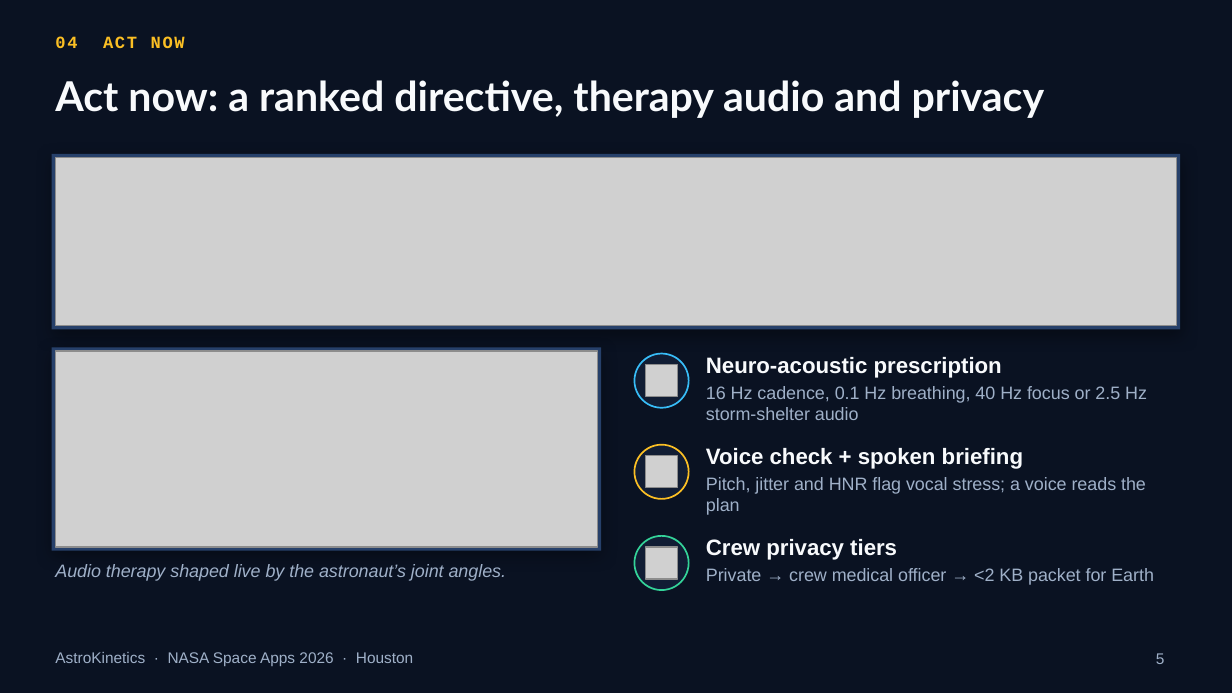
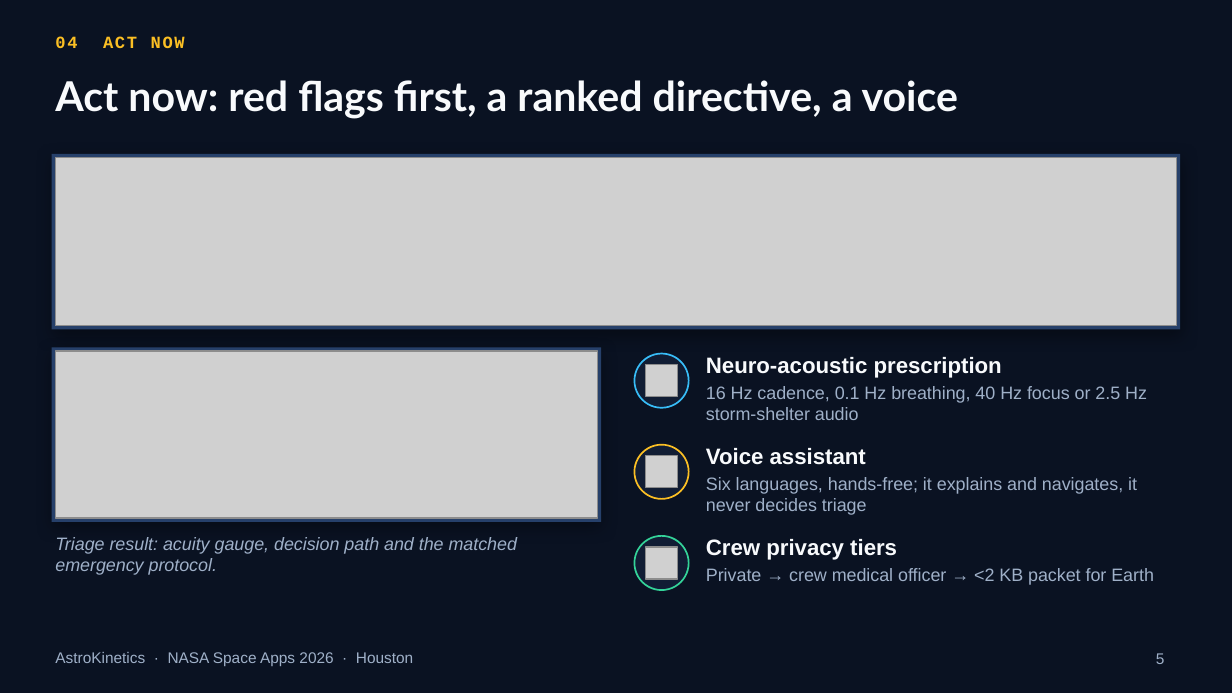
Before and after one commit to x1jiang/astrokinetics, a slide deck: slide 5 of submission_package/AstroKinetics_7Slide_Pitch_Deck.pptx. Drawn at 1232x693 pixels with LibreOffice and Linux fonts; fonts in the diff are those of the drawing; grey boxes stand for pictures. Boxes give left, top, right and bottom in pixels: in the first picture for what was removed or moved away, otherwise in the second. Text is boxed around its words. In the diff, an @@ line names an element or a change of style, - is before the commit and + after.

```diff
--- a/submission_package/AstroKinetics_7Slide_Pitch_Deck.pptx
+++ b/submission_package/AstroKinetics_7Slide_Pitch_Deck.pptx
@@ title at (55,80,958,119): text changed @@
-Act now: a ranked directive, therapy audio and privacy
+Act now: red flags first, a ranked directive, a voice
@@ rectangle: place and size @@
-rectangle at (52,347,601,551)
+rectangle at (52,347,601,522)
@@ picture: place and size @@
-picture at (55,351,598,547)
+picture at (55,351,598,519)
@@ text at (706,448,1137,515): text changed @@
-Voice check + spoken briefing
-Pitch, jitter and HNR flag vocal stress; a voice reads the plan
+Voice assistant
+Six languages, hands-free; it explains and navigates, it never decides triage
@@ text at (55,537,517,575): text changed @@
-Audio therapy shaped live by the astronaut’s joint angles.
+Triage result: acuity gauge, decision path and the matched emergency protocol.
```
Also in this commit, not shown: 4 other slides changed, 20 other files.
